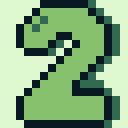
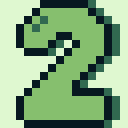
Two versions of the same layered image (128×128). Layer-by-layer changes:
painted on "Background" over [88, 80, 104, 88]
